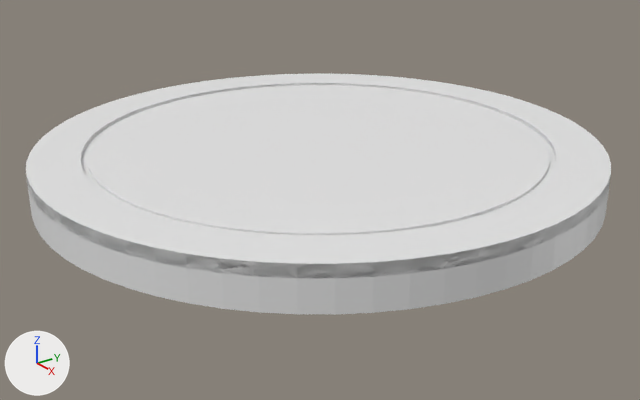
What one commit did to the Blender file poker-chip.blend.
Before and after are seen from a camera (50 mm lens) standing at (47.3, -34.6, 20.9) and looking at (0.8, -0.5, -2.2). The lights are fixed; the arrows at lower left show +X, +Y and +Z.
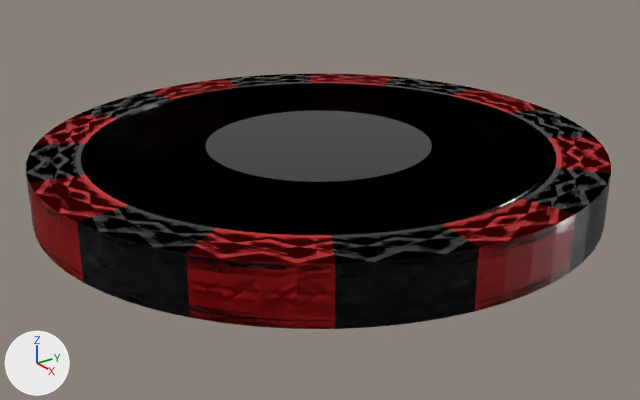
Where the change shows, as pixel boxes [x1, y1, x2, y2] in the pictures (640 x 400 px):
'Cylinder', recoloured, modifiers changed: before [26, 74, 611, 315]; after [26, 74, 611, 329]
part 1 of me_cylinder, recoloured (white to black): [26, 74, 611, 314] in both
part 2 of me_cylinder, recoloured (white to red): [29, 74, 611, 315] in both

The change, as a list of edits to the scene's bpy script:
```text
Add mat_material_002:
    mat_material_002 = principled_material('Material.002')
    mat_material_002.base_color = (0.471, 0.0, 0.0026)  # red #b70009
Add mat_material_001:
    mat_material_001 = principled_material('Material.001')
    mat_material_001.base_color = (0.00394, 0.00394, 0.00394)  # black #0d0d0d
    mat_material_001.roughness = 0.218
Change me_cylinder:
    where me_cylinder.from_pydata(...)  # 458 vertices, 424 faces; spans x -19.5..19.5, y -19.5..19.5, z -1.0..1.8
    used by ob_cylinder; location = (0.0, 0.0, 0.0)
    me_cylinder part 1: 350 of the faces centred in x -19.3..19.3, y -19.3..19.3, z -0.4..1.8 switch from no material to mat_material_001 (black #0d0d0d)
    me_cylinder part 2: 74 of the faces centred in x -19.3..19.3, y -19.3..19.3, z 0.4..1.8 switch from no material to mat_material_002 (red #b70009)
Change ob_cylinder:
    add _m = ob_cylinder.modifiers.new('Mirror', 'MIRROR')
    add _m.use_axis = (True, True, True)
```
